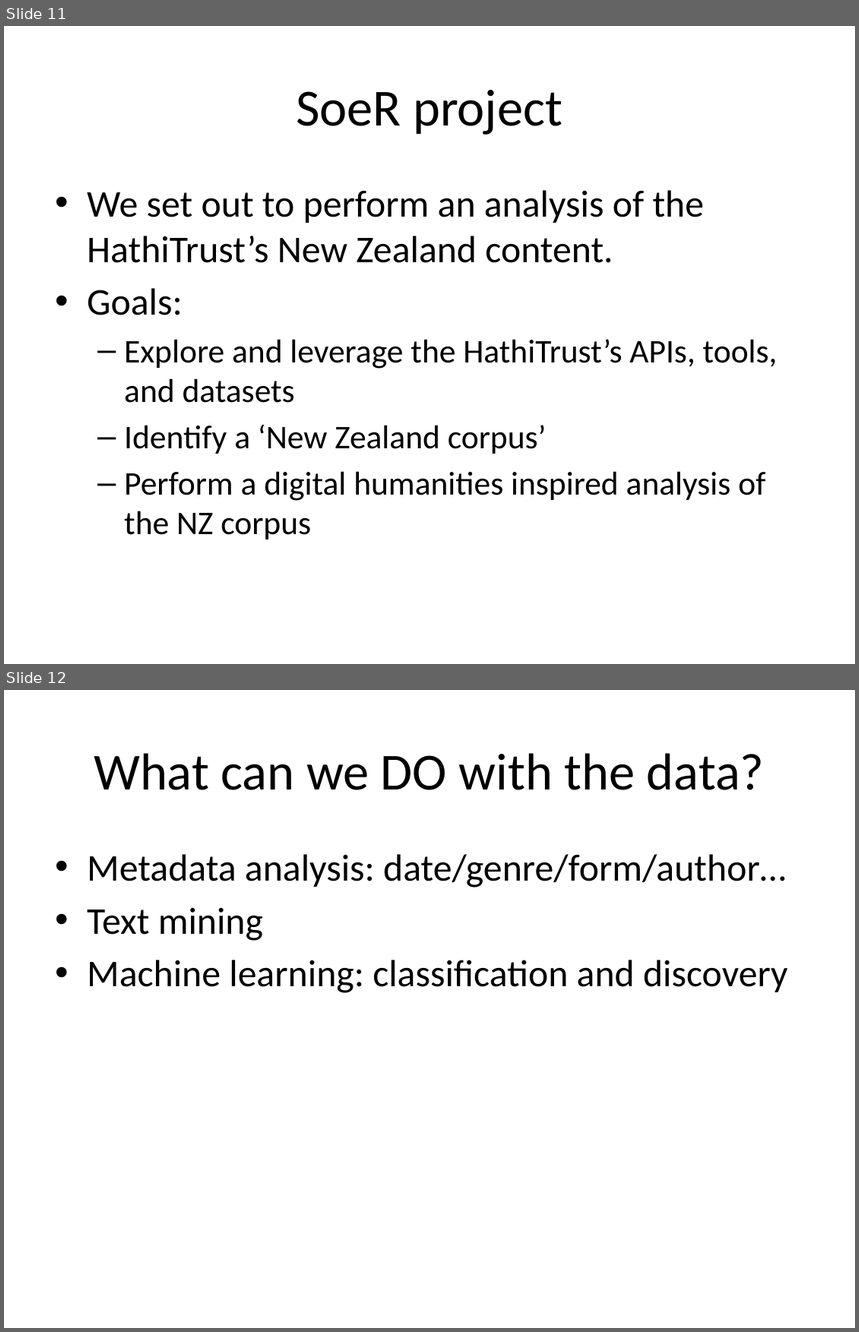
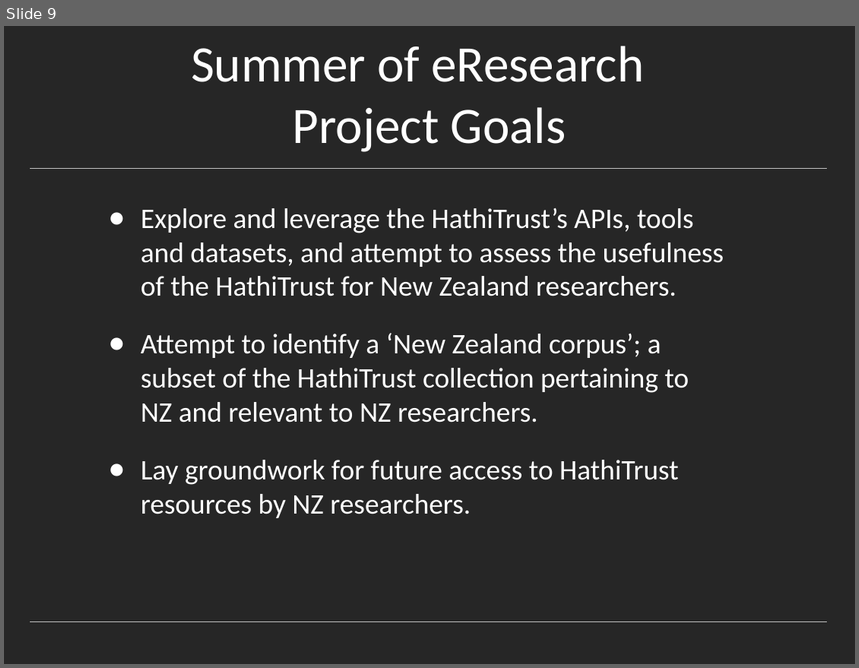
Before and after one commit to rlmv/hathitrust-soer, a slide deck: notes/HathiTrust.pptx. Shown one above the other, each under a label of ours: slides 11 and 12 before the commit, slide 9 after it. The pictures are 859x1332 and 859x668 pixels, drawn with LibreOffice and Linux fonts; fonts in the diff are those of the drawing. Boxes give left, top, right and bottom in pixels: in the first picture for what was removed or moved away, otherwise in the second. Text is boxed around its words. In the diff, an @@ line names an element or a change of style, - is before the commit and + after.

```diff
--- a/notes/HathiTrust.pptx
+++ b/notes/HathiTrust.pptx
@@ slide 12 removed at <box>4,690,855,1328</box>, background #FFFFFF @@
@@ title removed at <box>94,753,765,790</box> @@
-What can we DO with the data?
@@ text removed at <box>87,854,788,993</box> @@
-• Metadata analysis: date/genre/form/author…
-• Text mining
-• Machine learning: classification and discovery
@@ what was slide 11 is now slide 9 @@
@@ slide 9 changed as well @@
@@ background #FFFFFF to #262626 @@
@@ title "Summer of eResearch Project Goals" at <box>191,46,644,152</box>: vertical alignment middle to bottom @@
@@ title at <box>191,46,644,152</box>: text changed; size 44 to 43.2 pt; text colour #000000 to #FFFFFF @@
-SoeR project
+Summer of eResearch
+Project Goals
@@ freeform shape added at <box>31,168,827,168</box>, outline #BFBFBF 0.25 pt @@
@@ text at <box>141,208,724,518</box>: text changed; size 28 to 24 pt; text colour #000000 to #FFFFFF @@
-• We set out to perform an analysis of the HathiTrust’s New Zealand content.
-• Goals:
-  – Explore and leverage the HathiTrust’s APIs, tools, and datasets
-  – Identify a ‘New Zealand corpus’
-  – Perform a digital humanities inspired analysis of the NZ corpus
+● Explore and leverage the HathiTrust’s APIs, tools and datasets, and attempt to assess the usefulness of the HathiTrust for New Zealand researchers.
+● Attempt to identify a ‘New Zealand corpus’; a subset of the HathiTrust collection pertaining to NZ and relevant to NZ researchers.
+● Lay groundwork for future access to HathiTrust resources by NZ researchers.
@@ freeform shape added at <box>31,622,827,622</box>, outline #BFBFBF 0.25 pt @@
```
Also in this commit, not shown: 7 other slides changed, 17 slides added, 19 other slides removed.
